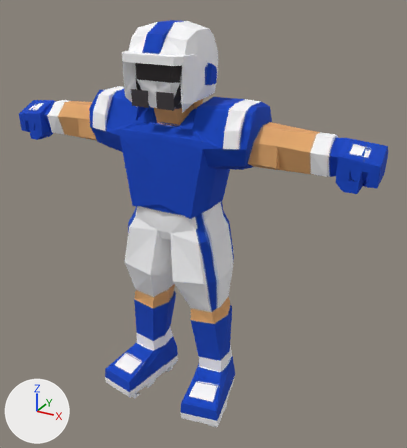
The glTF model characters/assets/base-medium.glb, before and after one commit.
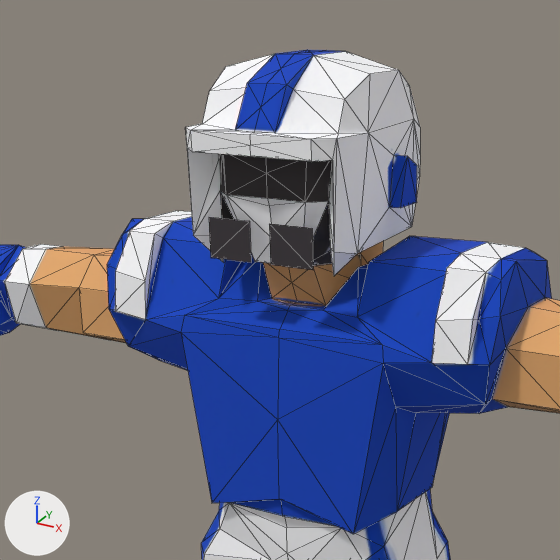
There are two pictures of each version: one whole from a 50 mm camera at (1.292, -2.067, 2.023) aimed at (0.114, 0.075, 0.952), one close up on the part from 11% to 68% of the width and 0% to 51% of the height. Arrows for +X, +Y and +Z are at lower left; the lights stay in place. The last two pictures show the newer version. The close-ups show mesh edges as thin lines. Vertices at exactly the same position are counted once.

Before the edit, the objects in view are built like this:
```python
me_base_medium = bpy.data.meshes.new('base_medium')
me_base_medium.from_pydata(...)  # 678 vertices, 1340 faces; spans x -0.91..0.91, y -0.23..0.23, z 0.0..1.85
me_base_medium.materials.append(mat_body)  # picture img_body_basecolor
ob_base_medium = bpy.data.objects.new('base_medium', me_base_medium)
ob_base_medium.location = (0.0, 0.0, 0.0)
```
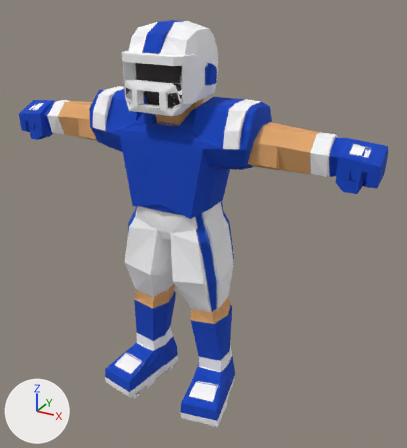
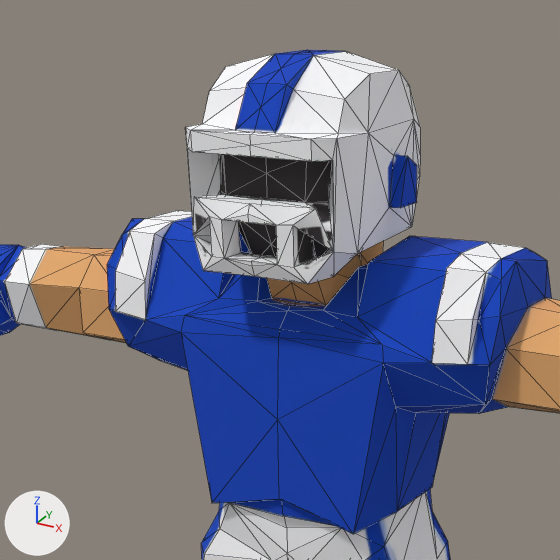
Boxes [x1, y1, x2, y2] around the edits, measured in the close-ups (560 x 560 px):
part 1 of me_base_medium, deleted
    before: [209, 217, 251, 262]
part 2 of me_base_medium, deleted
    before: [269, 224, 313, 270]
part 3 of me_base_medium, built on
    before: [193, 191, 334, 274]
    after: [193, 191, 334, 284]
part 4 of me_base_medium, surface changed
    before: [194, 192, 334, 251]
    after: [194, 224, 210, 236]

Patch to the scene script:
```diff
--- a/characters/assets/base-medium.glb.py
+++ b/characters/assets/base-medium.glb.py
@@ me_base_medium @@
 # used by ob_base_medium; location = (0.0, 0.0, 0.0)
-me_base_medium.from_pydata(...)  # 678 vertices, 1340 faces; spans x -0.91..0.91, y -0.23..0.23, z 0.0..1.85
+me_base_medium.from_pydata(...)  # 704 vertices, 1420 faces; spans x -0.91..0.91, y -0.23..0.23, z 0.0..1.85
+# me_base_medium part 1: the loose piece of 4 vertices spanning x -0.1..-0.02, y -0.15, z 1.53..1.6 is deleted
+# me_base_medium part 2: the loose piece of 4 vertices spanning x 0.02..0.1, y -0.15, z 1.53..1.6 is deleted
+# me_base_medium part 3
+# 2 vertices are removed from x 0.0, y -0.12..-0.11, z 1.56..1.62
+# 12 faces are deleted
+# 36 vertices are added at x -0.12..0.12, y -0.18..-0.12, z 1.51..1.63
+# 96 new faces join them
+# me_base_medium part 4: 2 kept faces spanning x -0.14..0.14, y -0.14..-0.1, z 1.56..1.64 get new texture (UV) coordinates
 me_base_medium.materials.append(mat_body)
```
